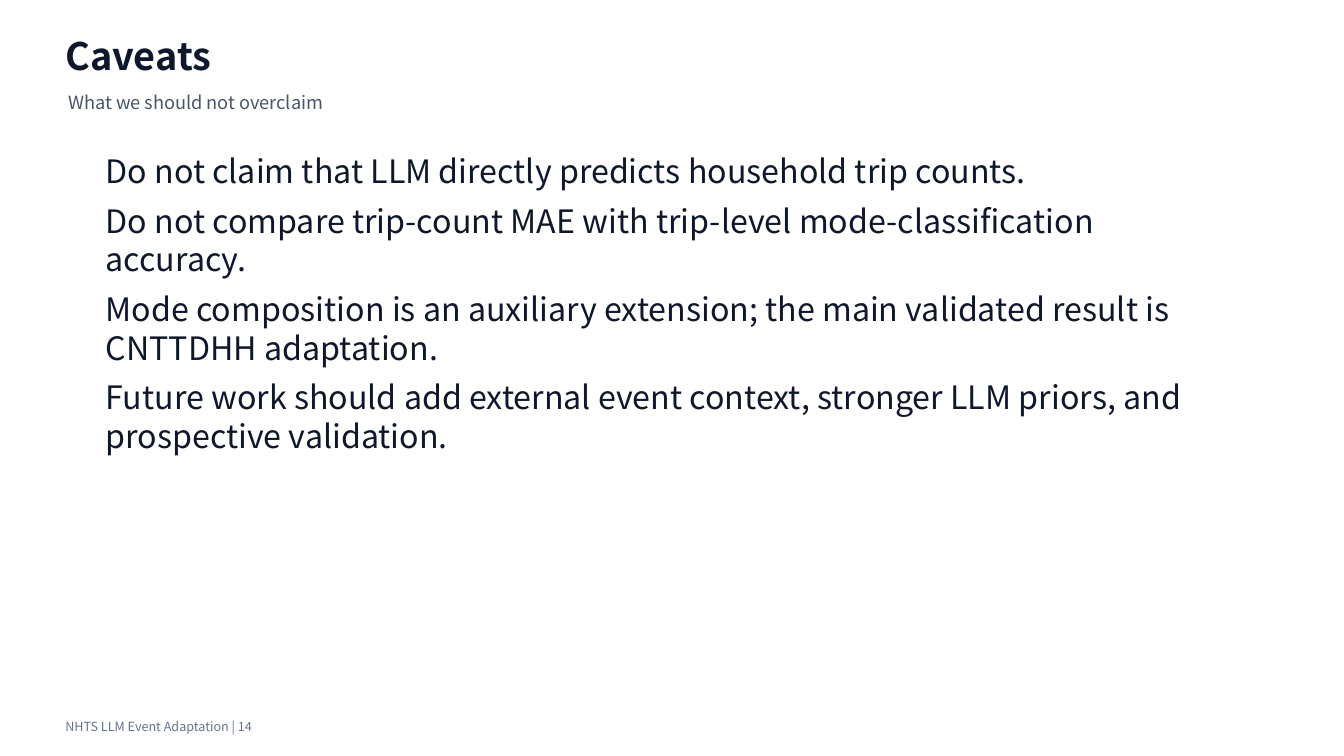
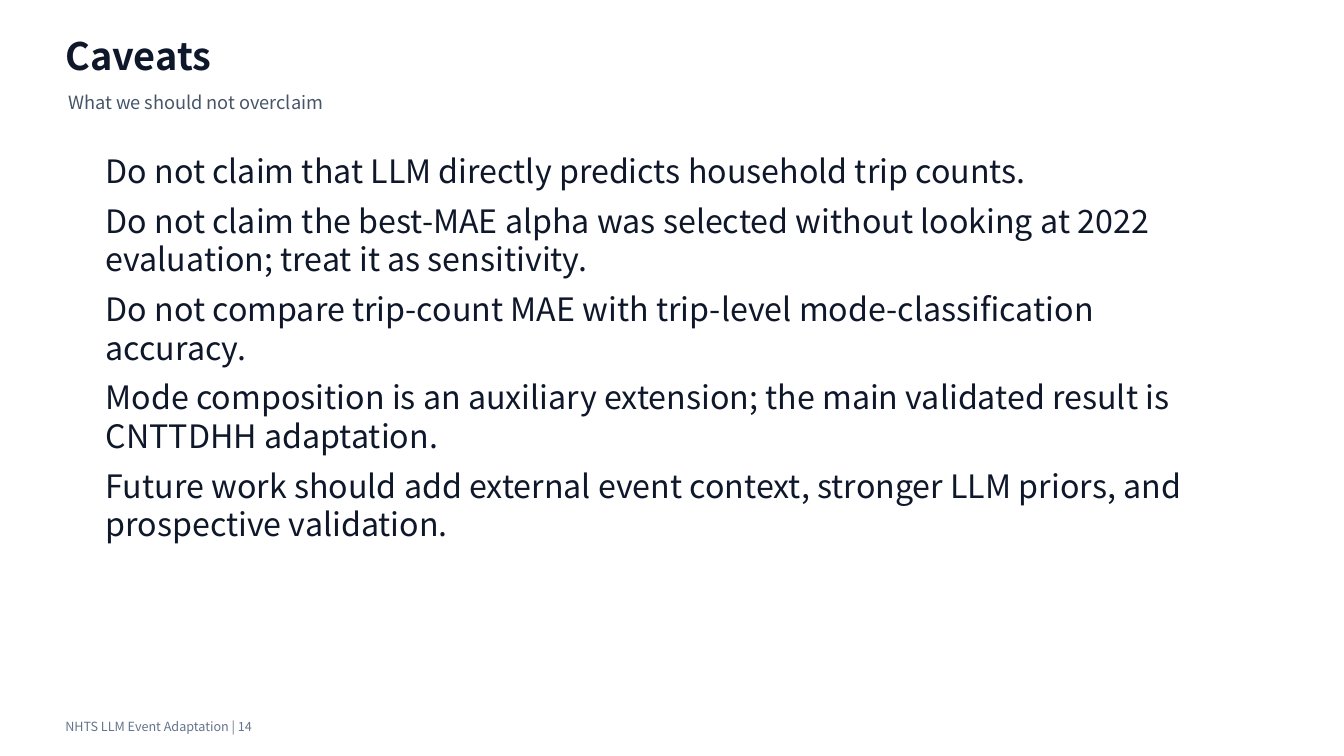
Before and after one commit to Lrving-code/NHTS-Travel-Prediction, a slide deck: slide 14 of outputs/final_project/NHTS_LLM_Event_Adaptation_Optimized_Presentation.pptx. Drawn at 1344x756 pixels with LibreOffice and Linux fonts; fonts in the diff are those of the drawing. Boxes give left, top, right and bottom in pixels: in the first picture for what was removed or moved away, otherwise in the second. Text is boxed around its words. In the diff, an @@ line names an element or a change of style, - is before the commit and + after.

```diff
--- a/outputs/final_project/NHTS_LLM_Event_Adaptation_Optimized_Presentation.pptx
+++ b/outputs/final_project/NHTS_LLM_Event_Adaptation_Optimized_Presentation.pptx
@@ text at (106, 207, 1148, 279): paragraph added @@
+Do not claim the best-MAE alpha was selected without looking at 2022 evaluation; treat it as sensitivity.
```
Also in this commit, not shown: 4 other slides changed, 16 other files.
